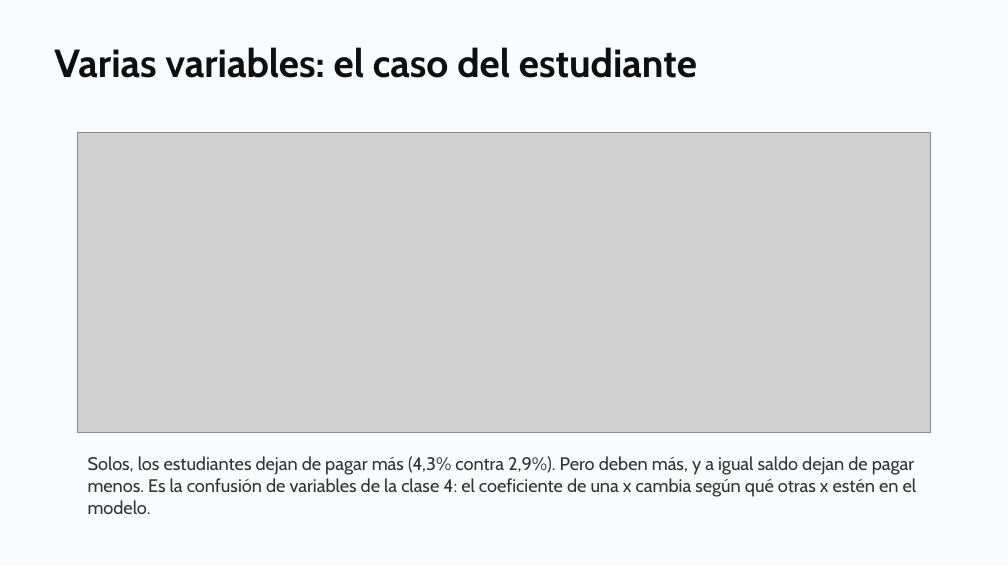
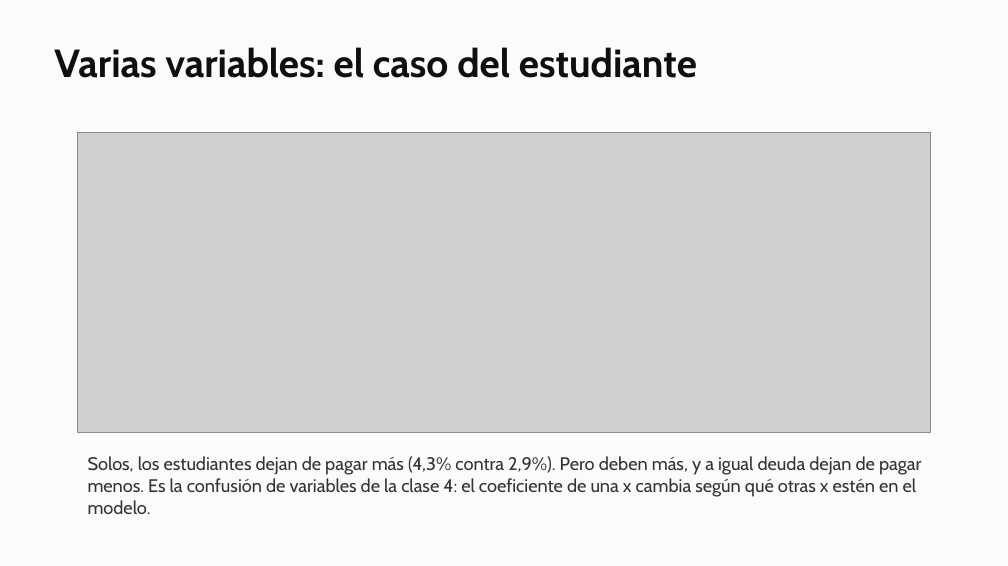
Before and after one commit to daniopitz/diplomado-cdd, a slide deck: slide 19 of presentaciones/clase06_regresion_logistica.pptx. Drawn at 1008x566 pixels with LibreOffice and Linux fonts; fonts in the diff are those of the drawing; grey boxes stand for pictures. Boxes give left, top, right and bottom in pixels: in the first picture for what was removed or moved away, otherwise in the second. Text is boxed around its words. In the diff, an @@ line names an element or a change of style, - is before the commit and + after.

```diff
--- a/presentaciones/clase06_regresion_logistica.pptx
+++ b/presentaciones/clase06_regresion_logistica.pptx
@@ text at (x1=88, y1=456, x2=921, y2=514): text changed @@
-Solos, los estudiantes dejan de pagar más (4,3% contra 2,9%). Pero deben más, y a igual saldo dejan de pagar menos. Es la confusión de variables de la clase 4: el coeficiente de una x cambia según qué otras x estén en el modelo.
+Solos, los estudiantes dejan de pagar más (4,3% contra 2,9%). Pero deben más, y a igual deuda dejan de pagar menos. Es la confusión de variables de la clase 4: el coeficiente de una x cambia según qué otras x estén en el modelo.
```
Also in this commit, not shown: 7 other slides changed, 6 other files.
